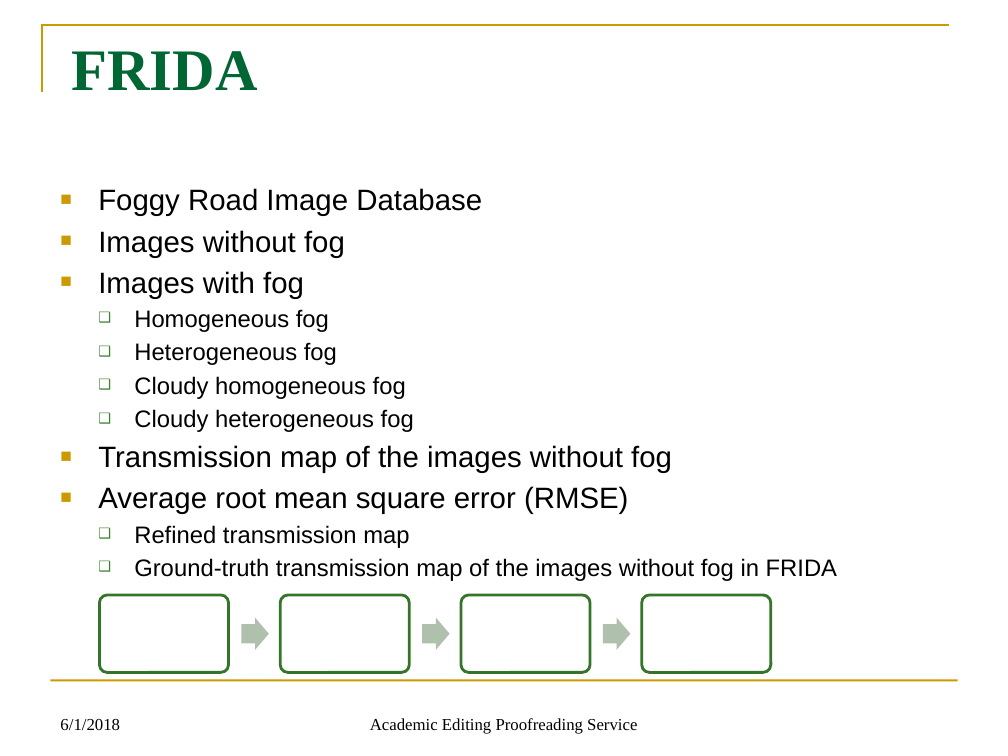
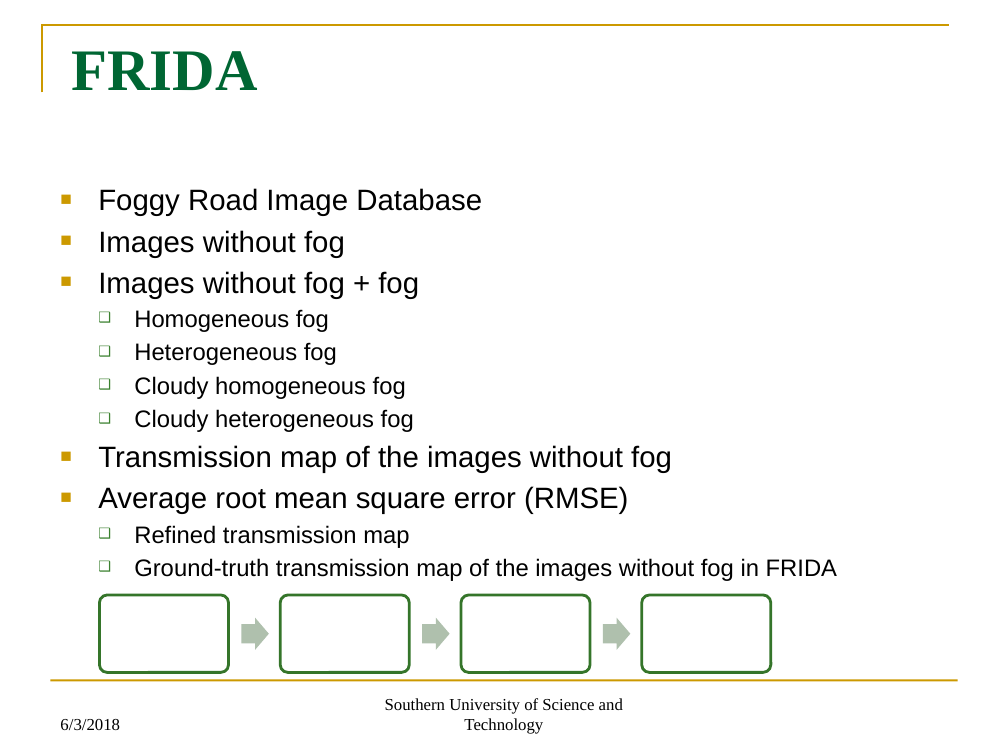
Before and after one commit to CharlesThaCat/Image-Haze-Removal-using-Dark-Channel-Prior, a slide deck: slide 19 of Image Haze Removal Using Dark Channel Prior.pptx. Drawn at 1008x756 pixels with LibreOffice and Linux fonts; fonts in the diff are those of the drawing. Boxes give left, top, right and bottom in pixels: in the first picture for what was removed or moved away, otherwise in the second. Text is boxed around its words. In the diff, an @@ line names an element or a change of style, - is before the commit and + after.

```diff
--- a/Image Haze Removal Using Dark Channel Prior.pptx
+++ b/Image Haze Removal Using Dark Channel Prior.pptx
@@ text at (98, 271, 419, 299): text changed @@
-■ Images with fog
+■ Images without fog + fog
@@ text at (60, 719, 120, 730): text changed @@
-6/1/2018
+6/3/2018
@@ text at (385, 698, 623, 734): text changed @@
-Academic Editing Proofreading Service
+Southern University of Science and Technology
```
Also in this commit, not shown: 24 other slides changed, 1 slide removed, 3 other files.
